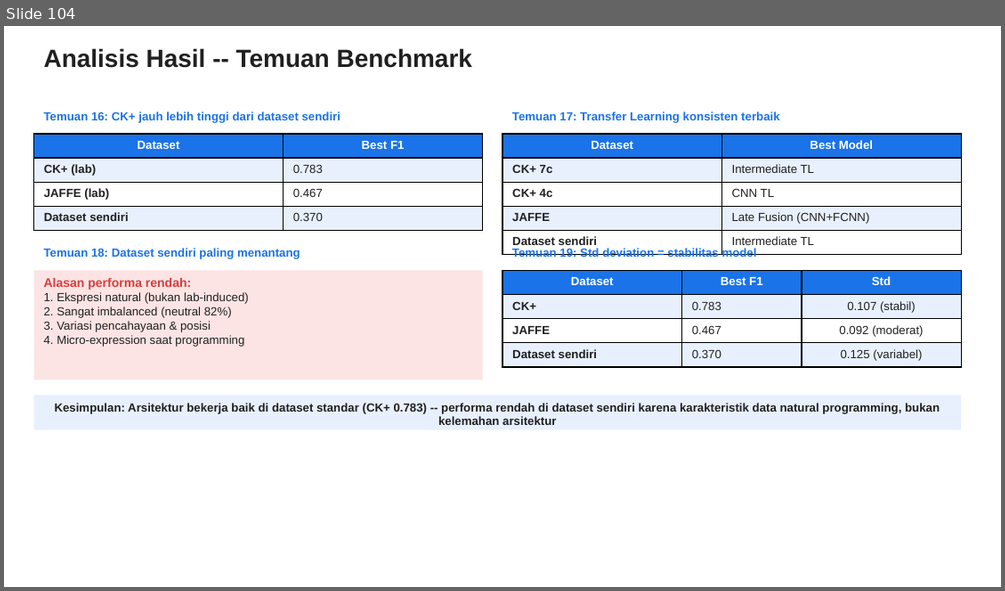
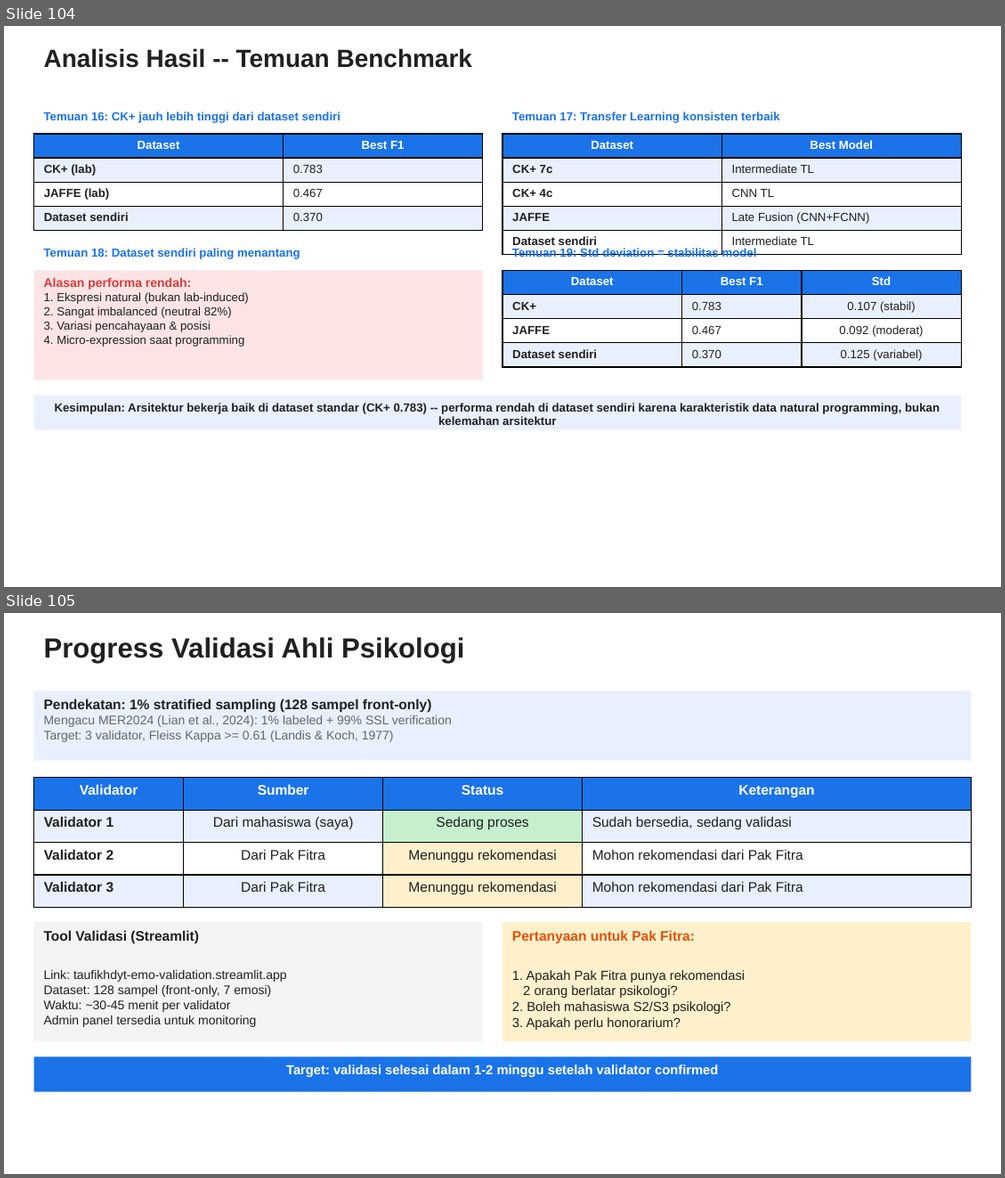
Before and after one commit to taufikhdyt01/MultimodalEmoLearn, a slide deck: docs/PPT Bimbingan.pptx. Shown one above the other, each under a label of ours: slide 104 before the commit, slides 104 and 105 after it. The pictures are 1005x591 and 1005x1178 pixels, drawn with LibreOffice and Linux fonts; fonts in the diff are those of the drawing. Boxes give left, top, right and bottom in pixels: in the first picture for what was removed or moved away, otherwise in the second. Text is boxed around its words. In the diff, an @@ line names an element or a change of style, - is before the commit and + after.

```diff
--- a/docs/PPT Bimbingan.pptx
+++ b/docs/PPT Bimbingan.pptx
@@ slide 105 added at <box>4,613,1001,1174</box>, background #FFFFFF @@
@@ text added at <box>44,637,464,663</box>, 20 pt, text #202020, bold @@
+Progress Validasi Ahli Psikologi
@@ rectangle added at <box>34,690,971,761</box>, fill #E8F0FE, 9 pt, text #666666 @@
+Pendekatan: 1% stratified sampling (128 sampel front-only)
+Mengacu MER2024 (Lian et al., 2024): 1% labeled + 99% SSL verification
+Target: 3 validator, Fleiss Kappa >= 0.61 (Landis & Koch, 1977)
@@ table added at <box>34,778,971,907</box>, 4 rows, 4 columns @@
+Validator | Sumber | Status | Keterangan
+Validator 1 | Dari mahasiswa (saya) | Sedang proses | Sudah bersedia, sedang validasi
+Validator 2 | Dari Pak Fitra | Menunggu rekomendasi | Mohon rekomendasi dari Pak Fitra
+Validator 3 | Dari Pak Fitra | Menunggu rekomendasi | Mohon rekomendasi dari Pak Fitra
@@ rectangle added at <box>34,922,483,1042</box>, fill #F1F3F4, 9 pt, text #202020 @@
+Tool Validasi (Streamlit)
+Link: taufikhdyt-emo-validation.streamlit.app
+Dataset: 128 sampel (front-only, 7 emosi)
+Waktu: ~30-45 menit per validator
+Admin panel tersedia untuk monitoring
@@ rectangle added at <box>502,922,971,1042</box>, fill #FFF0CC, 9.5 pt, text #202020 @@
+Pertanyaan untuk Pak Fitra:
+1. Apakah Pak Fitra punya rekomendasi
+2 orang berlatar psikologi?
+2. Boleh mahasiswa S2/S3 psikologi?
+3. Apakah perlu honorarium?
@@ rectangle added at <box>34,1056,971,1092</box>, fill #1A73E8, 9.5 pt, text #FFFFFF, bold @@
+Target: validasi selesai dalam 1-2 minggu setelah validator confirmed
```
